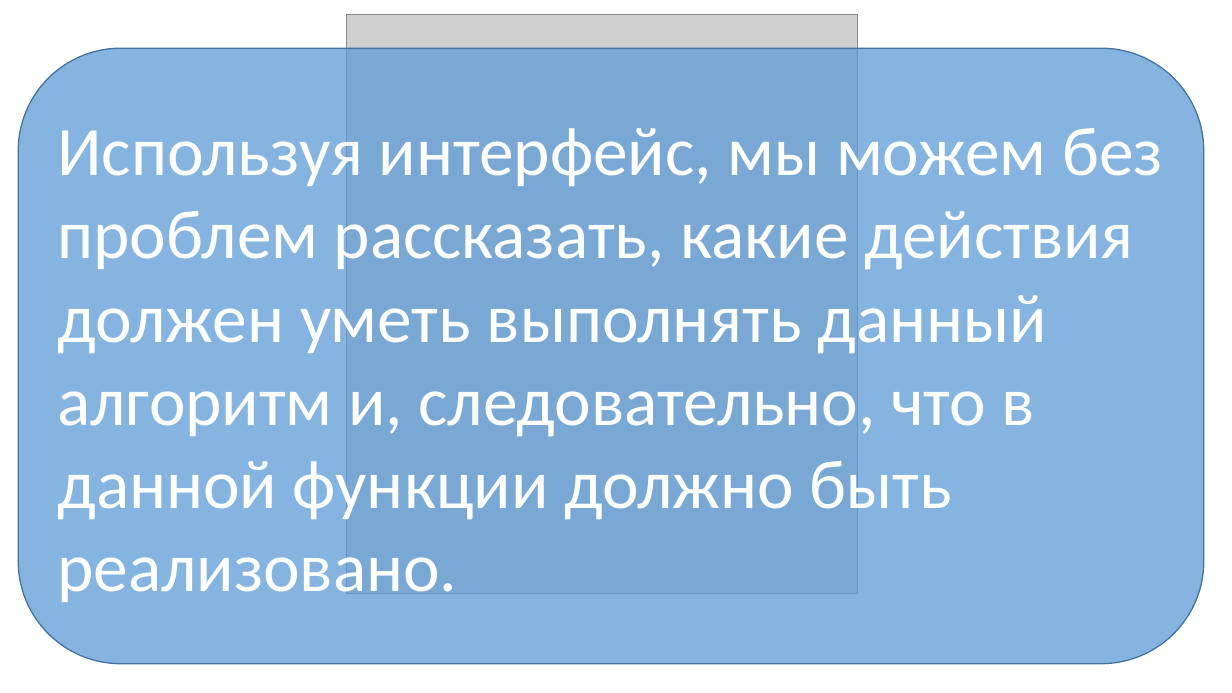
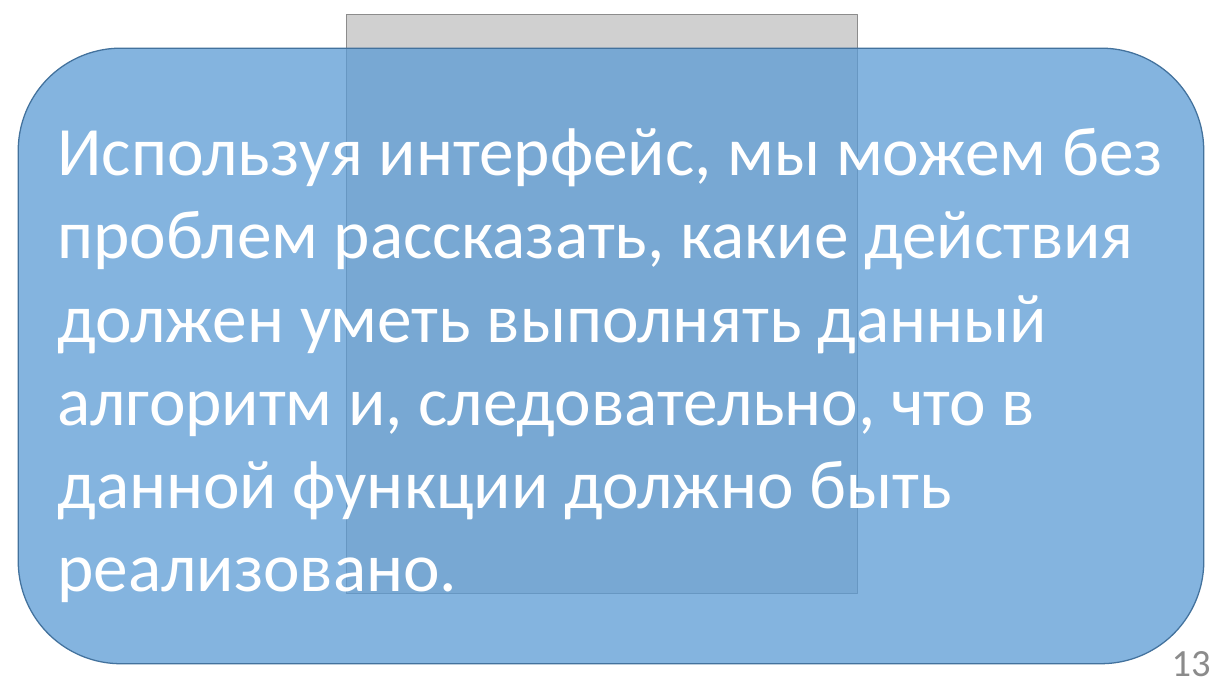
Before and after one commit to mrAdiy/rmsc_bak, a slide deck: slide 13 of Презентация бакалаврской SPEECH.pptx. Drawn at 1232x693 pixels with LibreOffice and Linux fonts; fonts in the diff are those of the drawing; grey boxes stand for pictures. Boxes give left, top, right and bottom in pixels: in the first picture for what was removed or moved away, otherwise in the second. Text is boxed around its words. In the diff, an @@ line names an element or a change of style, - is before the commit and + after.

```diff
--- a/Презентация бакалаврской SPEECH.pptx
+++ b/Презентация бакалаврской SPEECH.pptx
@@ page number added at bbox=[1172, 651, 1211, 676], 30 pt, text #8C8C8C @@
+13
```
Also in this commit, not shown: 15 other slides changed, 1 slide added, 1 slide removed, 5 other files.
